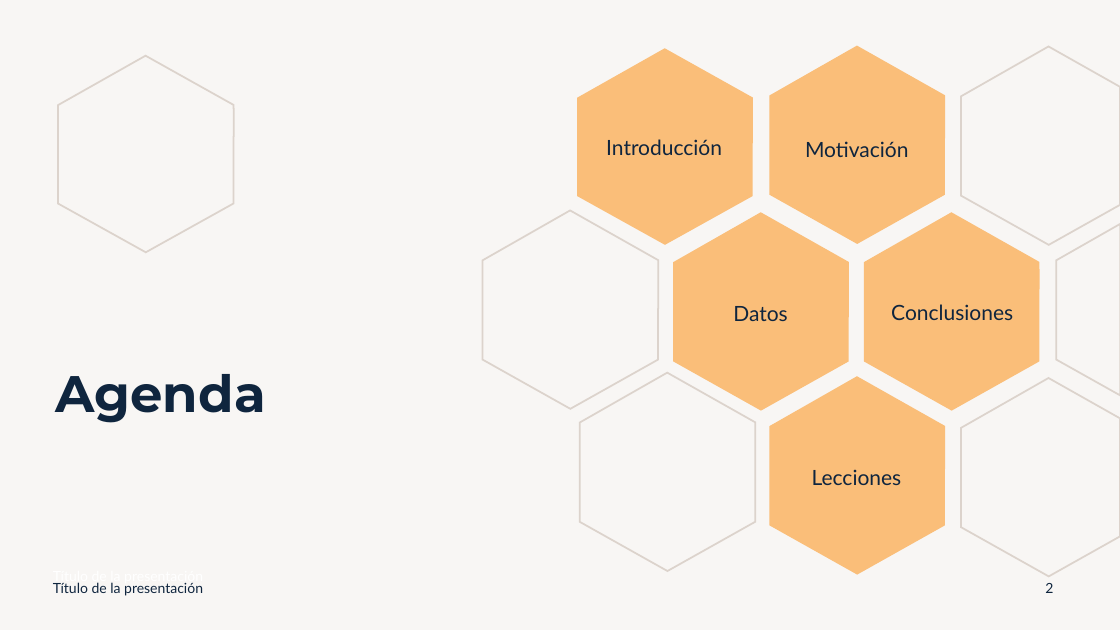
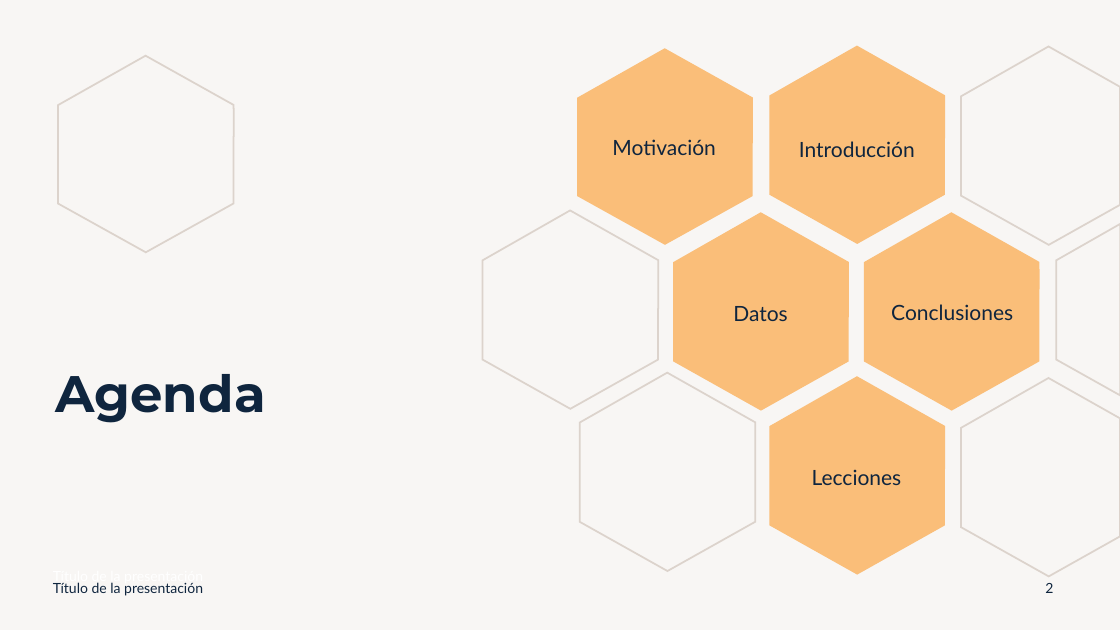
Before and after one commit to isaacmedina/usa-container-ports-timeline-series, a slide deck: slide 2 of docs/Presentacion.pptx. Drawn at 1120x630 pixels with LibreOffice and Linux fonts; fonts in the diff are those of the drawing. Boxes give left, top, right and bottom in pixels: in the first picture for what was removed or moved away, otherwise in the second. Text is boxed around its words. In the diff, an @@ line names an element or a change of style, - is before the commit and + after.

```diff
--- a/docs/Presentacion.pptx
+++ b/docs/Presentacion.pptx
@@ text at (612, 139, 716, 155): text changed @@
-Introducción
+Motivación
@@ text at (799, 141, 915, 157): text changed @@
-Motivación
+Introducción
```
Also in this commit, not shown: 4 other slides changed, 2 slides added, 5 slides removed, 3 other files.
